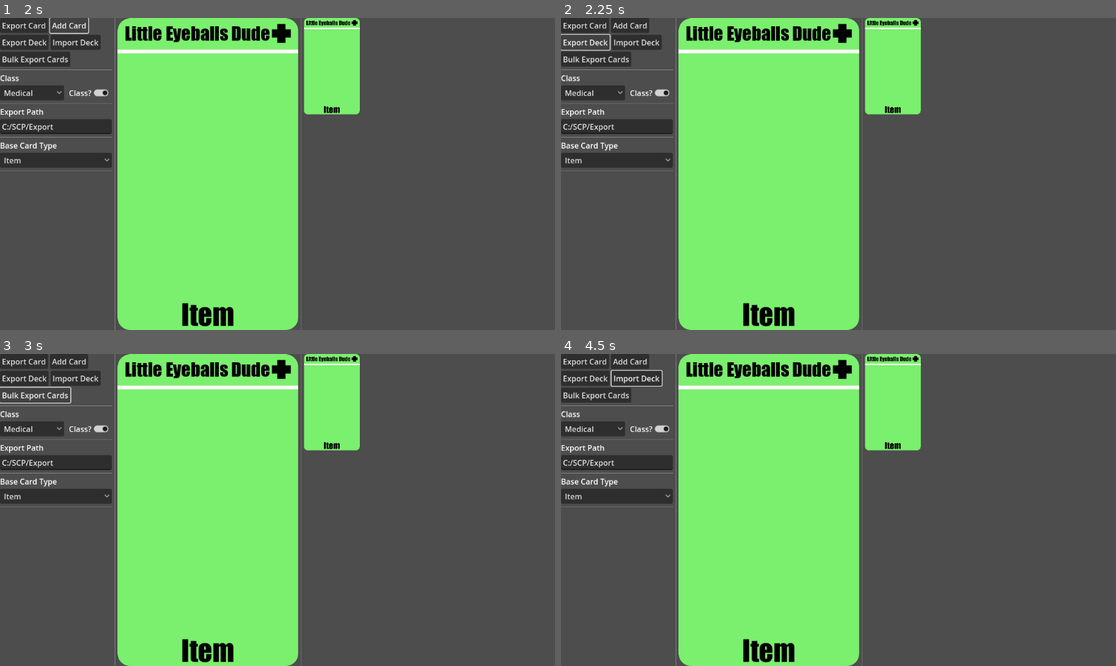
Above: before the commit, frames 1-4 (two rows, left to right).
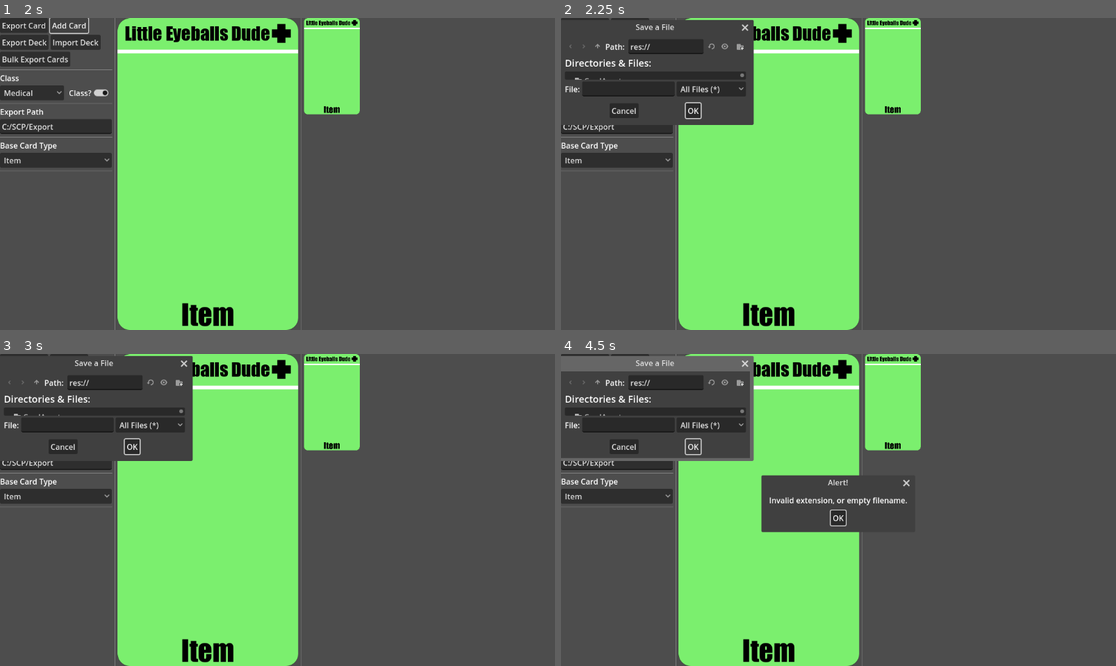
Above: after the commit, the same moments.

Repository: Pairjax/SCPCardEditor
Game: Godot game, scene res://Scenes/card_editor.tscn
Two runs of this game, one before a commit and one after it. Both use one fixed random seed, a clock stepped at 60 frames per second and the inputs below.
Inputs (mouse positions are in pixels of both pictures, inside the frame that each line leads up to):
- Up to frame 1 (2 s): click "Export Card" at 0.5 s; click "Add Card" at 1.25 s
- Up to frame 2 (2.25 s): click "Export Deck" at 2 s
- Up to frame 3 (3 s): click "Bulk Export Cards" at 2.75 s
- Up to frame 4 (4.5 s): click "Import Deck" at 3.5 s; click (694, 447) at 4.25 s, where only the run after the commit has a clickable "OK"

Frame 1 is identical in both runs. In frame 2, 7.2% of the frame differs, in the area x 0-35%, y 0-35%; in frame 3, 7.3%; in frame 4, 12%, in the area x 0-63%, y 0-58%.
Error in both runs: Invalid access to property or key 'data' on a base object of type 'Nil'. (res://Scripts/Card.gd:125)

Commit message:
Import/Export Dialog
- Added a dialog for exporting & importing decks

Diff:
--- /dev/null
+++ b/Export/UwU/Amongus.tres
@@ -0,0 +1,6 @@
+[gd_resource type="Resource" script_class="Deck" load_steps=2 format=3]
+
+[ext_resource type="Script" path="res://Scripts/Resources/Deck.gd" id="1_tcx6o"]
+
+[resource]
+script = ExtResource("1_tcx6o")
--- /dev/null
+++ b/Export/UwU/TestBundleResources.tres
@@ -0,0 +1,11 @@
+[gd_resource type="Resource" script_class="Deck" load_steps=2 format=3]
+
+[sub_resource type="GDScript" id="GDScript_34n85"]
+script/source = "extends Resource
+class_name Deck
+
+var cards: Array[CardDataComponent]
+"
+
+[resource]
+script = SubResource("GDScript_34n85")
--- /dev/null
+++ b/Scenes/ExportDeckDialog.tscn
@@ -0,0 +1,12 @@
+[gd_scene load_steps=2 format=3 uid="uid://bd3xmnrn77ysh"]
+
+[ext_resource type="Script" path="res://Scripts/Editor/Dialogs/ExportDeckDialog.gd" id="1_hswn1"]
+
+[node name="ExportDeckDialog" type="FileDialog"]
+position = Vector2i(0, 36)
+size = Vector2i(392, 159)
+visible = true
+script = ExtResource("1_hswn1")
+
+[connection signal="confirmed" from="." to="." method="_on_confirmed"]
+[connection signal="file_selected" from="." to="." method="_on_file_selected"]
--- /dev/null
+++ b/Scenes/ImportDeckDialog.tscn
@@ -0,0 +1,14 @@
+[gd_scene load_steps=2 format=3 uid="uid://bm3fus512dx6a"]
+
+[ext_resource type="Script" path="res://Scripts/Editor/Dialogs/ImportDeckDialog.gd" id="1_fnhyo"]
+
+[node name="ImportDeckDialog" type="FileDialog"]
+title = "Open a File"
+position = Vector2i(0, 36)
+size = Vector2i(392, 159)
+visible = true
+ok_button_text = "Open"
+file_mode = 0
+script = ExtResource("1_fnhyo")
+
+[connection signal="file_selected" from="." to="." method="_on_file_selected"]
--- a/Scenes/card_editor.tscn
+++ b/Scenes/card_editor.tscn
@@ -1,9 +1,10 @@
-[gd_scene load_steps=13 format=3 uid="uid://dami03jy3l2ri"]
+[gd_scene load_steps=14 format=3 uid="uid://dami03jy3l2ri"]
 
 [ext_resource type="Script" path="res://Scripts/Editor/ExportCard.gd" id="1_usqu4"]
-[ext_resource type="Script" path="res://Scripts/Editor/ExportDeck.gd" id="2_ca41f"]
+[ext_resource type="Script" path="res://Scripts/Editor/ExportDeckButton.gd" id="2_ca41f"]
 [ext_resource type="Script" path="res://Scripts/Editor/AddCardButton.gd" id="2_lhhtj"]
 [ext_resource type="Script" path="res://Scripts/ScrollBoxFitter.gd" id="2_qibla"]
+[ext_resource type="Script" path="res://Scripts/Editor/ImportDeckButton.gd" id="4_2sw5y"]
 [ext_resource type="Script" path="res://Scripts/Editor/ClassButton.gd" id="4_04ue8"]
 [ext_resource type="Script" path="res://Scripts/Editor/BaseButton.gd" id="4_80cry"]
 [ext_resource type="PackedScene" uid="uid://d3gx1j4e3jhju" path="res://Scenes/card_hologram.tscn" id="4_dp8v7"]
@@ -66,7 +67,7 @@
 layout_mode = 2
 text = "Import Deck
 "
-script = ExtResource("2_ca41f")
+script = ExtResource("4_2sw5y")
 
 [node name="Row3" type="HBoxContainer" parent="Editor Canvas/Main Columns/Edit Menu/Deck Modifier"]
 layout_mode = 2
@@ -211,3 +212,4 @@
 script = ExtResource("2_qibla")
 
 [connection signal="pressed" from="Editor Canvas/Main Columns/Edit Menu/Deck Modifier/Row2/Export Deck" to="Editor Canvas/Main Columns/Edit Menu/Deck Modifier/Row2/Export Deck" method="_on_pressed"]
+[connection signal="pressed" from="Editor Canvas/Main Columns/Edit Menu/Deck Modifier/Row2/Import Deck" to="Editor Canvas/Main Columns/Edit Menu/Deck Modifier/Row2/Import Deck" method="_on_pressed"]
--- /dev/null
+++ b/Scripts/Editor/Dialogs/ExportDeckDialog.gd
@@ -0,0 +1,12 @@
+extends FileDialog
+
+var deck: Deck
+
+func _load_deck_data(_deck: Deck):
+	deck = _deck
+
+func _on_file_selected(path):
+	var error = ResourceSaver.save(deck, path)
+
+	if error:
+		printerr(error)
--- /dev/null
+++ b/Scripts/Editor/Dialogs/ImportDeckDialog.gd
@@ -0,0 +1,32 @@
+extends FileDialog
+
+@onready var grid_container = $"../../../../../Card List/GridContainer"
+
+const CARD_HOLOGRAM = preload("res://Scenes/card_hologram.tscn")
+
+var card_queue: Array[Card]
+var card_data_queue: Array[CardDataComponent]
+
+func _on_file_selected(path):
+	var deck: Deck = ResourceLoader.load(path)
+
+	for holo in grid_container.get_children():
+		holo.queue_free()
+
+	for card_data in deck.cards:
+		var hologram = CARD_HOLOGRAM.instantiate()
+		var card: Card = hologram.get_node("SubViewport/Card")
+
+		card.ready.connect(self.on_added_card_ready)
+		card_queue.push_front(card)
+		card_data_queue.push_front(card_data)
+
+		grid_container.add_child(hologram)
+
+func on_added_card_ready():
+	var ready_card = card_queue.pop_back()
+
+	if !ready_card: return
+
+	ready_card.copy(card_data_queue.pop_back())
+	ready_card.set_edit_mode(false)
--- a/Scripts/Editor/ExportDeck.gd
+++ b/Scripts/Editor/ExportDeckButton.gd
@@ -1,7 +1,8 @@
 extends Button
 
 @onready var grid_container = $"../../../../Card List/GridContainer"
-@onready var line_edit = $"../../../Export Line Edit"
+
+const EXPORT_DECK_DIALOG = preload("res://Scenes/ExportDeckDialog.tscn")
 
 func _on_pressed():
 	var new_deck: Deck = Deck.new()
@@ -10,4 +11,6 @@
 		var card: Card = card_holo.get_node("SubViewport/Card")
 		new_deck.cards.append(card.cardData)
 
-	ResourceSaver.save(new_deck, line_edit.text + "/ExampleDeck.tres")
+	var dialog = EXPORT_DECK_DIALOG.instantiate()
+	dialog._load_deck_data(new_deck)
+	add_child(dialog)
--- /dev/null
+++ b/Scripts/Editor/ImportDeckButton.gd
@@ -0,0 +1,9 @@
+extends Button
+
+@onready var grid_container = $"../../../../Card List/GridContainer"
+
+const IMPORT_DECK_DIALOG = preload("res://Scenes/ImportDeckDialog.tscn")
+
+func _on_pressed():
+	var dialog = IMPORT_DECK_DIALOG.instantiate()
+	add_child(dialog)
Not shown, added: Export/UwU/Tes7954.tmp
